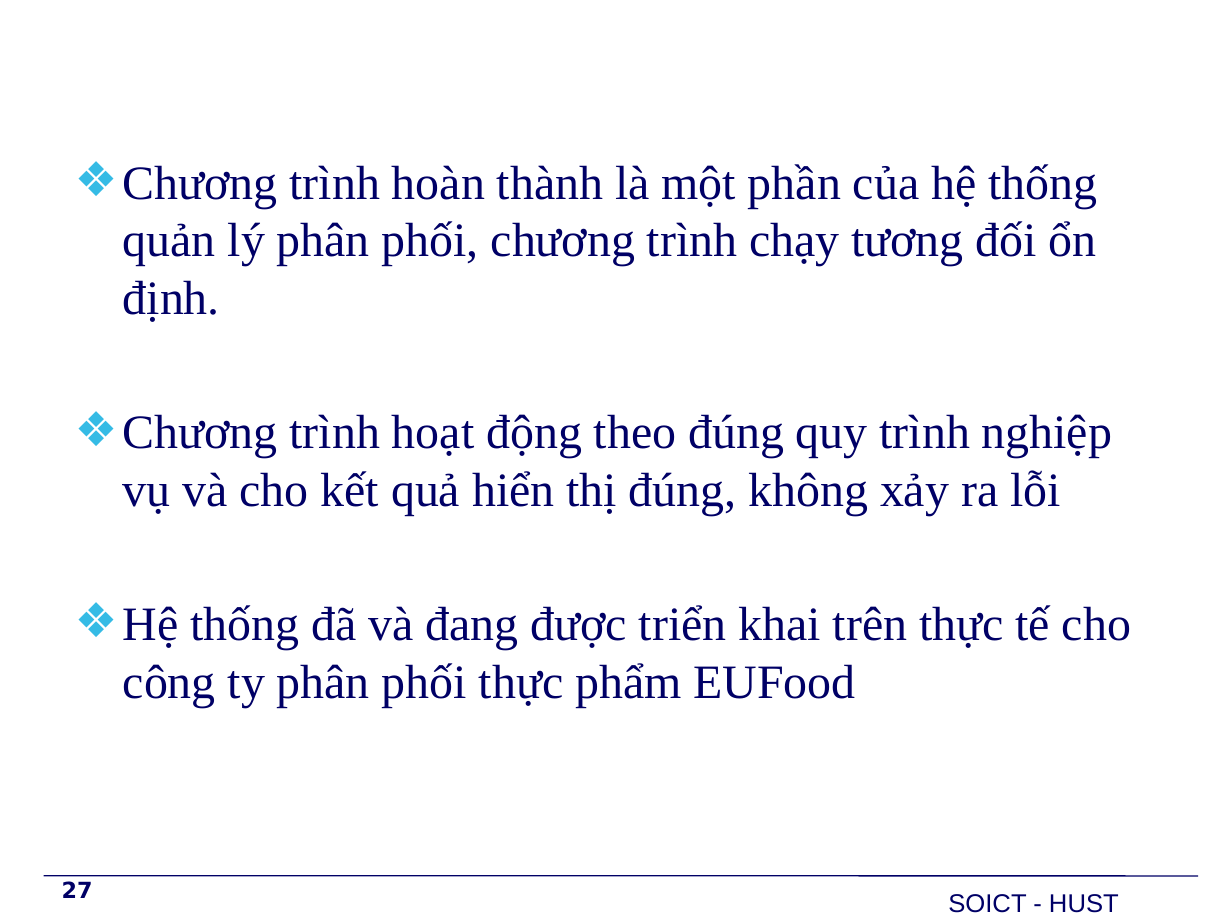
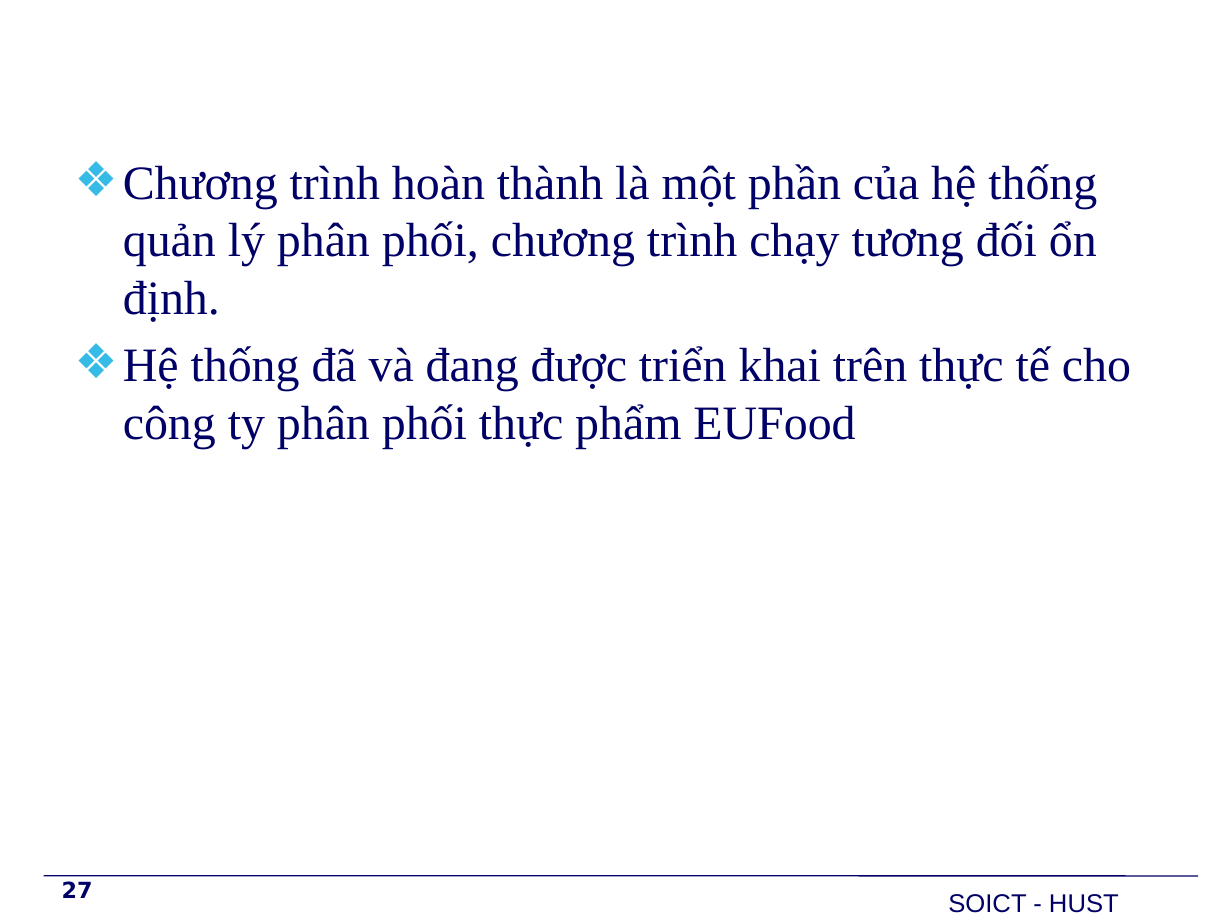
Before and after one commit to PhoenixNguyen/Graduate_Project, a slide deck: slide 27 of Report/BaoVe/TrinhDien/Slide.pptx. Drawn at 1232x924 pixels with LibreOffice and Linux fonts; fonts in the diff are those of the drawing; background and template pictures are left out. Boxes give left, top, right and bottom in pixels: in the first picture for what was removed or moved away, otherwise in the second. Text is boxed around its words. In the diff, an @@ line names an element or a change of style, - is before the commit and + after.

```diff
--- a/Report/BaoVe/TrinhDien/Slide.pptx
+++ b/Report/BaoVe/TrinhDien/Slide.pptx
@@ text at bbox=[123, 414, 1112, 516]: paragraph removed @@
-❖ Chương trình hoạt động theo đúng quy trình nghiệp vụ và cho kết quả hiển thị đúng, không xảy ra lỗi
```
Also in this commit, not shown: 2 other slides changed, 5 other files.
